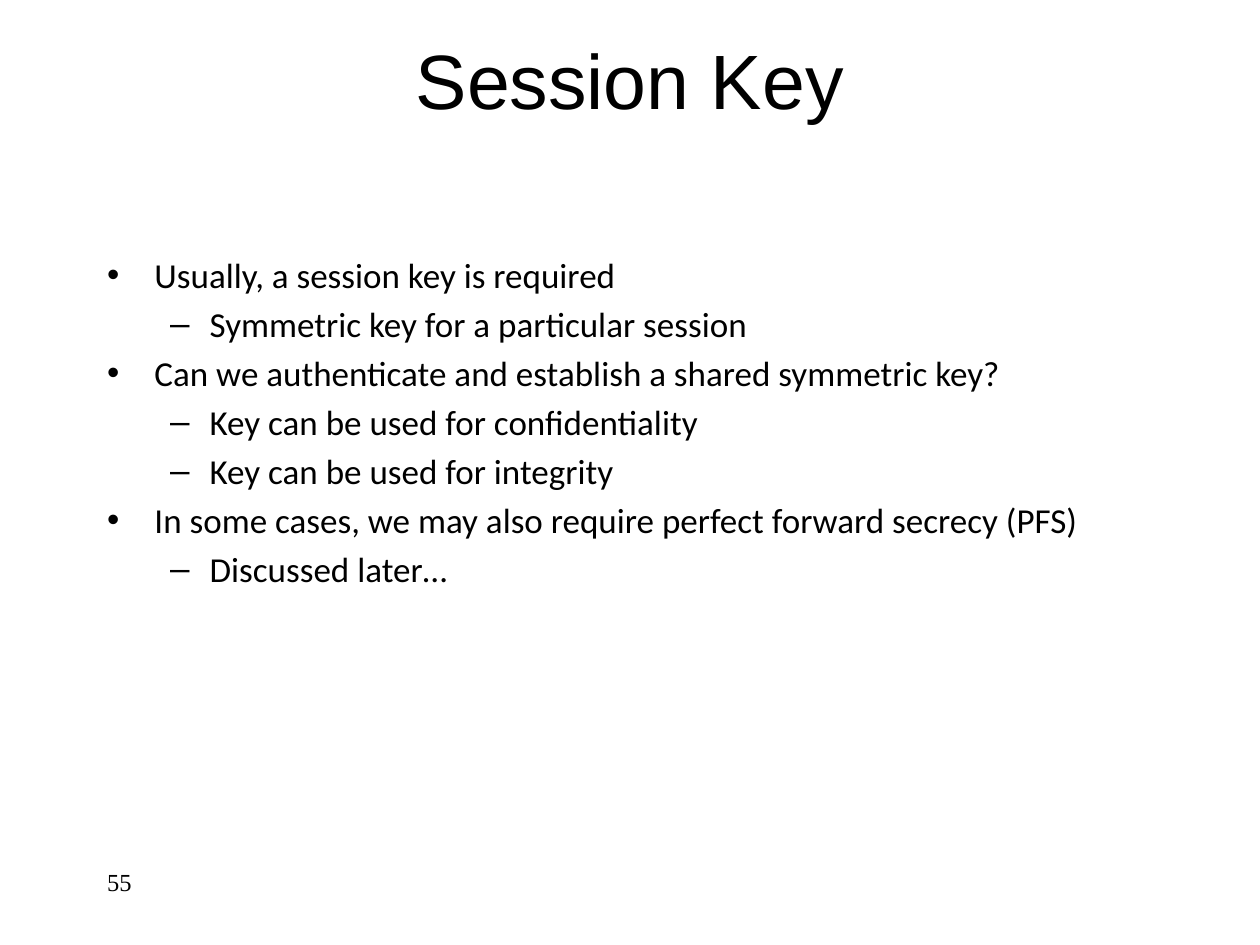
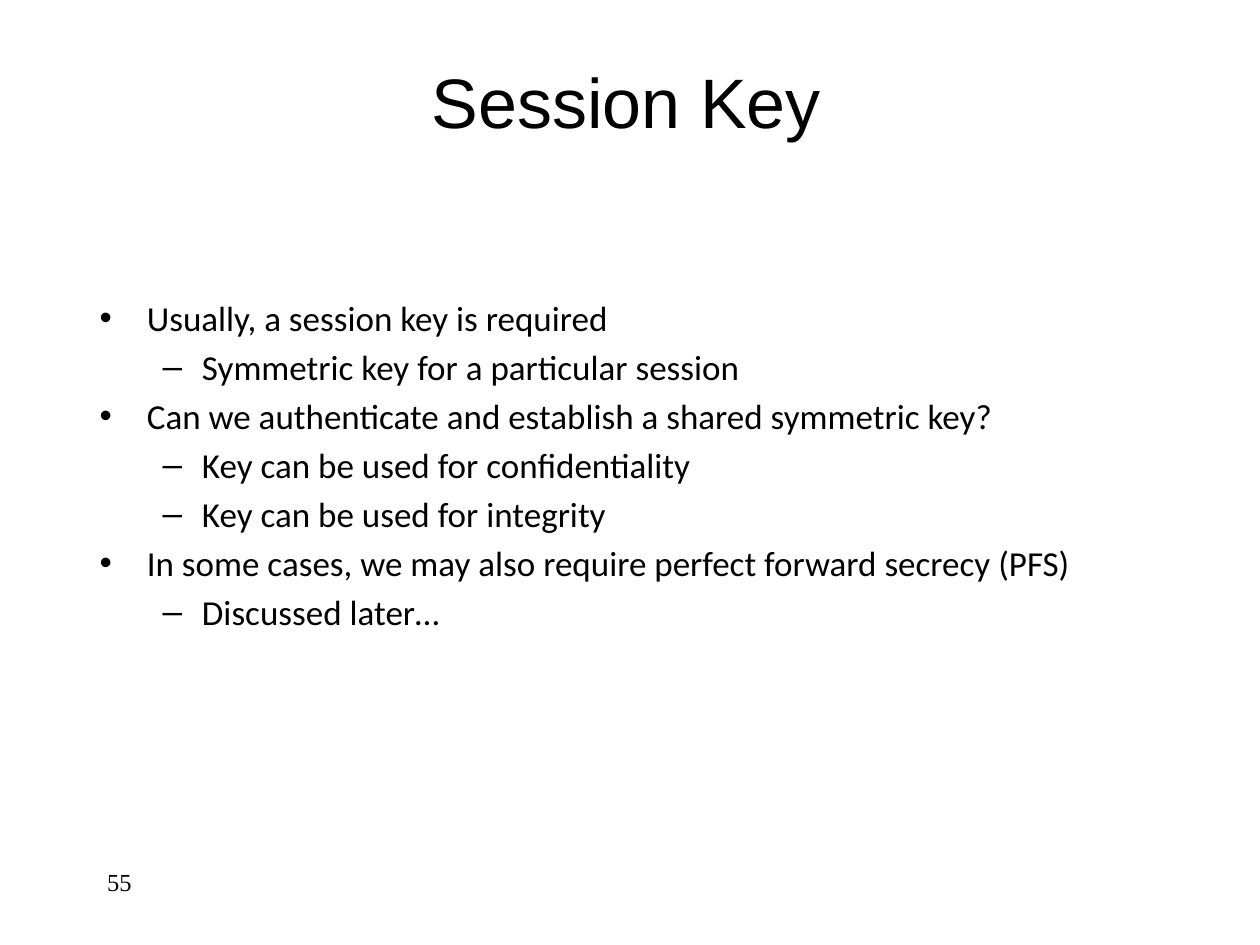
Before and after one commit to jlmucb/class_notes, a slide deck: slide 55 of BerkeleyClass/CS290Spring2013/Lectures/Cryptoclass9.pptx. Drawn at 1260x945 pixels with LibreOffice and Linux fonts; fonts in the diff are those of the drawing. Boxes give left, top, right and bottom in pixels: in the first picture for what was removed or moved away, otherwise in the second. Text is boxed around its words. In the diff, an @@ line names an element or a change of style, - is before the commit and + after.

Commit message:
FOrmatting

```diff
--- a/BerkeleyClass/CS290Spring2013/Lectures/Cryptoclass9.pptx
+++ b/BerkeleyClass/CS290Spring2013/Lectures/Cryptoclass9.pptx
@@ title "Session Key": place and size @@
-title "Session Key" at (416,53,844,124)
+title "Session Key" at (432,77,821,141)
@@ title "Session Key" at (432,77,821,141): size 44 to 40 pt @@
@@ text "Usually, a session key is ...": place and size @@
-text "Usually, a session key is ..." at (154,263,1077,583)
+text "Usually, a session key is ..." at (147,306,1069,626)
```
Also in this commit, not shown: 28 other slides changed.
